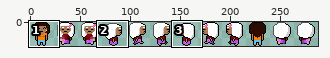
A sprite sheet gets an edit: Npcs/sprites/mom.png. Above: a wide view before the commit, with the close-up outlined.
Close-up. Earlier state:
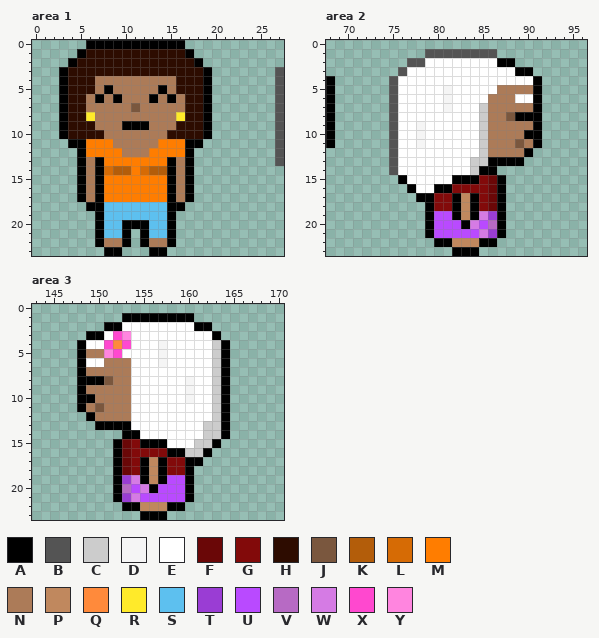
The file is 288x24 pixels. Colours within 5 levels of each other are drawn and written as one. Shown: area 1: x 0..27, y 0..23; area 2: x 68..96, y 0..23; area 3: x 143..170, y 0..23.
Palette (. is transparent): A #000000  B #545454  C #cccccc  D #f5f5f5  E #ffffff  F #6a0707  G #820a0a  H #2d0c00  J #7a573e  K #b35d0a  L #d66b05  M #ff7d00  N #ac7b58  P #c0885e  Q #ff8a3b  R #ffea2a  S #5dc0ef  T #9a3dd4  U #b94aff  V #b76ac4  W #d57be4  X #ff48cf  Y #ff85df
Pixels before, area 1, first column x 3:
 0 ...AAAAAAAAAAA...........
 1 ..AHHHHHHHHHHHA..........
 2 .AHHHHHHHHHHHHHA.........
 3 AHHHHHHHHHHHHHHHA.......B
 4 AHHHNNNNNNNNNHHHA.......B
 5 AHHHNANNNNNANHHHA.......B
 6 AHHNANANNNANANHHA.......B
 7 AHHNNNNNJNNNNNHHA.......B
 8 AHHRNNNNNNNNNRHHA.......B
 9 AHHHNNNAAANNNHHHA.......B
10 AHHHHNNNNNNNHHHHA.......B
11 .AAMMMNNNNNMMMAA........B
12 ..AMMMMNNNMMMMA.........B
13 ..ANAMMMMMMMANA.........B
14 ..ANALKKMLKKANA..........
15 ..ANAMMMMMMMANA..........
16 ..ANAMMMMMMMANA..........
17 ..ANAMMMMMMMANA..........
18 ...AASSSSSSSAA...........
19 ....ASSSSSSSA............
20 ....ASSAAASSA............
21 ....ASSA.ASSA............
22 ....ANNA.ANNA............
23 .....AA...AA.............
Pixels before, area 2, first column x 68:
 1 ...........BBBBBBBB.....
 2 .........BBEEEEEEEEAA...
 3 ........BEEEEEEEEEEEEAA.
 4 A......BEEEEEEEEEEEEEEEA
 5 A......BEEEEEDEEEEENNNNA
 6 A......BEEEEEDEEEENNNEEA
 7 A......BEEEEEDEEECNNNNNA
 8 A......BEEEEEEEEECNNJAAA
 9 A......BEEDEEEEEECNNNNNA
10 A......BEEDEEEEEECNNNNAA
11 A......BEEDEEEEEECNNNJNA
12 .......BEEEEEEEEECNNNNA.
13 .......BEEEEEEEECCAAAA..
14 .......BEEEEEEEECAA.....
15 ........AEEEEEAAAGFA....
16 .........AEEAAGGGGFA....
17 ..........AAGGAPAGFA....
18 ...........AGGAPAGFA....
19 ...........AUUAPAWTA....
20 ...........AUUUAWUVA....
21 ...........AUUUUUWTA....
22 ............AAPPPAA.....
23 ..............AAA.......
Pixels before, area 3, first column x 148:
 1 .....AAAAAAAA....
 2 ...AAEEEEEEEEAA..
 3 .AAEXYEEEEEEEEEA.
 4 AEEXQXEEEDEEEEECA
 5 ANNYXEEEEDEEEEECA
 6 AEENNNEEEDEEEEECA
 7 ANNNNNEEEEEEEEECA
 8 AAAJNNEEEEEEDEECA
 9 ANNNNNEEEEEEDEECA
10 AANNNNEEEEEEDEECA
11 ANJNNNEEEEEEEEECA
12 .ANNNNEEEEEEEEECA
13 ..AAAAEEEEEEEECCA
14 .....AAEEEEEEECCA
15 ....AFGAAAEEECCA.
16 ....AFGGGGAACCA..
17 ....AFGAPAGGAA...
18 ....AFGAPAGGA....
19 ....ATWAPAUUA....
20 ....AVUWAUUUA....
21 ....ATWUUUUUA....
22 .....AAPPPAA.....
23 .......AAA.......
After:
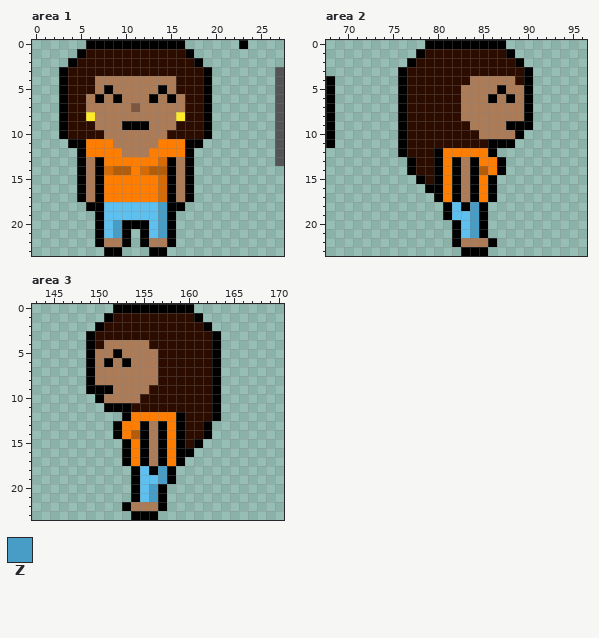
Colours new in this view: Z #479dc6
The exact change:
Changed rows in their new state; - is an unchanged pixel.
Area 1:
first column x 23:
 0 A
first column x 9:
13 -----L
15 -----L
16 -----L
17 -----L
18 -----Z
19 -----Z
20 Z----Z
21 Z----Z
Area 2:
first column x 75:
 0 ----AAAAAAAAA----
 1 ---AHHHHHHHHHA---
 2 --AHHHHHHHHHHHA--
 3 -AHHHHHHHHHHHHH--
 4 .AHHHHHHHNNNNNHA.
 5 .AHHHHHHNNNNA--A.
 6 .AHHHHHHNNNA-ANA.
 7 .AHHHHHHNNN----A.
 8 .AHHHHHHNNN--NN-.
 9 .AHHHHHHHNN--AAA.
10 .AHHHHHHHHN---A..
11 .AHHHHHHHHHAAA...
12 .AHHHAMMMMMA....-
13 ..AHHAMANAMM-..--
14 ..AHHAMANAKMA----
15 -..AHAM-N-MA.----
16 --..A-MANAMA.----
17 ---..AM-N-MA.----
18 ----..ASAZA..----
19 ----..ASSZA..----
20 ----...ASZA..----
21 ----...ASZA..----
22 -----..ANNN------
23 -------.--A------
Area 3:
first column x 148:
 0 ----AAAAAAAAA----
 1 ---AHHHHHHHHHA---
 2 --AHHHHHHHHHHH---
 3 --HHHHHHHHHHHHH--
 4 .AHNNNNNHHHHHHHA.
 5 .A-NANNNNHHHHHHA.
 6 .ANA-ANNNHHHHHHA.
 7 .A----NNNHHHHHHA.
 8 .-NN--NNNHHHHHHA.
 9 .AAA--NNHHHHHHHA.
10 ..A---NHHHHHHHHA.
11 ...AAAHHHHHHHHHA.
12 -....AMMMMMAHHHA.
13 --..-MMANAMAHHA..
14 ----AMKANAMAHHA..
15 ----.AM-N-MAHA..-
16 ----.AMANAM-A..--
17 ----.AM-N-MA..---
18 ----..ASAZA..----
19 ----..ASSZA..----
20 ----..ASZA...----
21 ----..ASZA...----
22 ------NNNA..-----
23 ------A--.-------
Where, in picture pixels (left, top, right, bottom), the same in both close-ups:
added: (239, 40, 248, 49)
changed: (113, 157, 167, 238)
changed: (389, 40, 542, 256)
changed: (77, 304, 230, 520)
